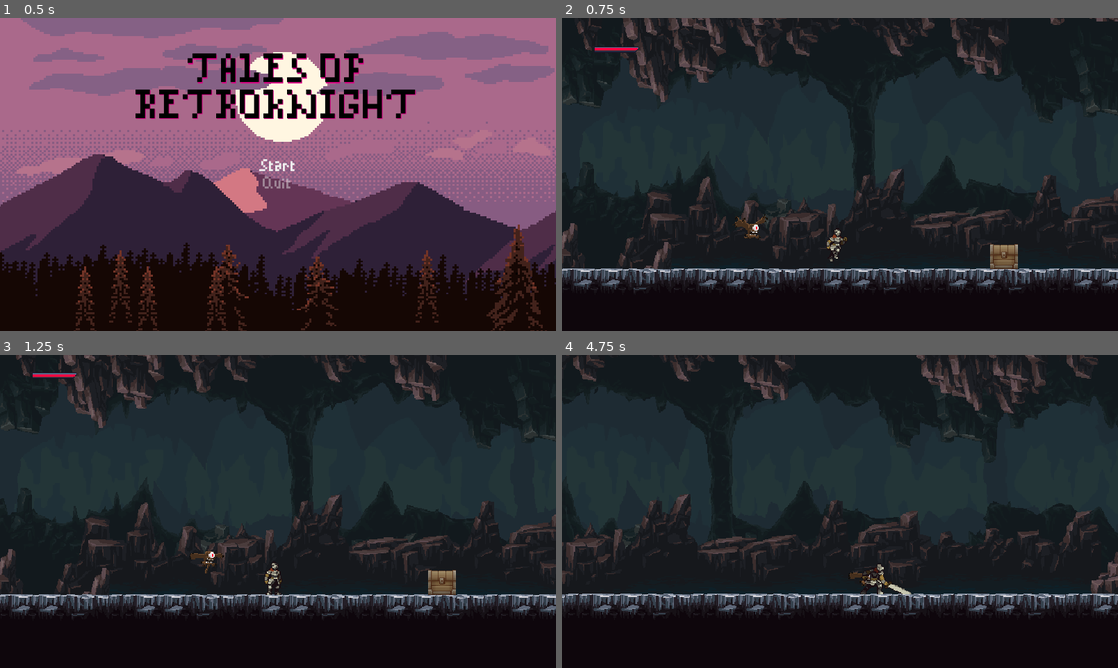
Above: before the commit, frames 1-4 (two rows, left to right).
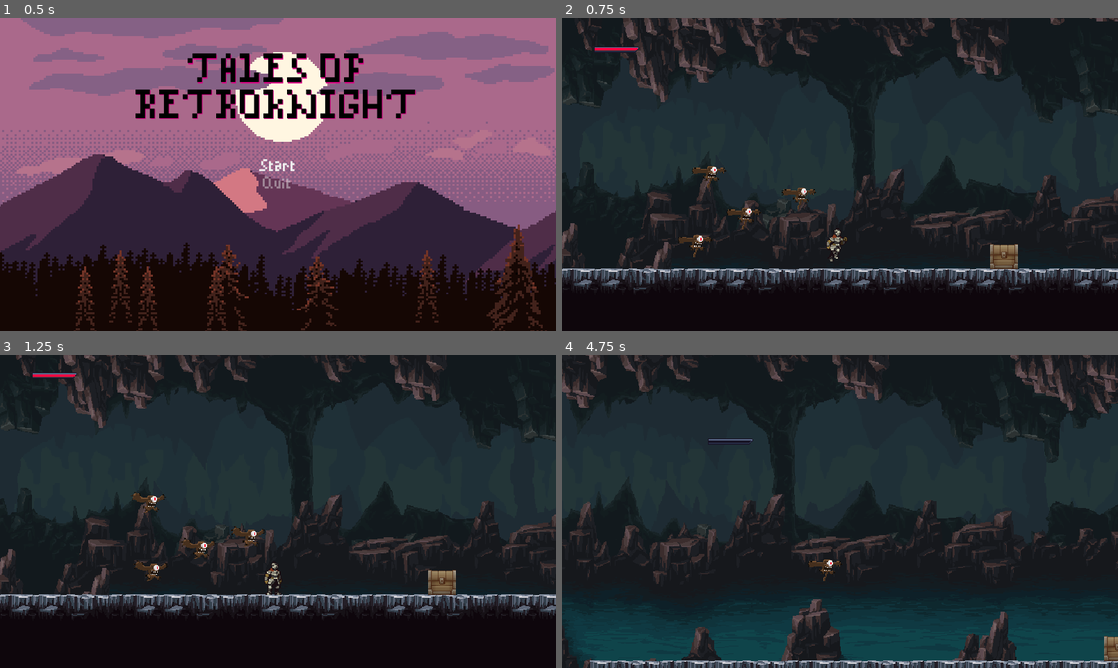
Above: after the commit, the same moments.

Repository: Astrol99/RetroKnight
Game: Godot game, scene res://scenes/MainMenu.tscn
Same seed, same stepped clock (60 frames per second), same inputs: the game is played once before the commit and once after it.
Inputs (mouse positions are in pixels of both pictures, inside the frame that each line leads up to):
- Up to frame 1 (0.5 s): no input
- Up to frame 2 (0.75 s): click "Start" at 0.5 s
- Up to frame 3 (1.25 s): no input
- Up to frame 4 (4.75 s): move the mouse to (962, 495) at 1.27 s; hold Right (ui_right) 1.28-2.78 s; click (962, 495) at 1.35 s; tap Up (ui_up) at 1.52, 2.27, 3.77, 4.52 s; move the mouse to (728, 527) at 2.02 s; tap Shift (roll) at 2.1, 3.6 s; move the mouse to (895, 442) at 2.77 s; hold Left (ui_left) 2.78-3.53 s; click (895, 442) at 2.85 s; move the mouse to (812, 574) at 3.52 s; hold Right (ui_right) from 3.53 s (still down); move the mouse to (1006, 558) at 4.27 s; click (1006, 558) at 4.35 s

Frame 1 is identical in both runs. In frame 2, 0.7% of the frame differs, in the area x 20-46%, y 47-77%; in frame 3, 0.7%; in frame 4, 32%, in the area x 0-100%, y 0-100%.

Commit message:
Added enemy soft collisions so enemies dont stack on top of each other

Diff:
--- a/project.godot
+++ b/project.godot
@@ -103,6 +103,7 @@
 2d_physics/layer_3="PlayerHurtbox"
 2d_physics/layer_4="EntityHurtbox"
 2d_physics/layer_5="Enemy"
+2d_physics/layer_6="SoftCollisions"
 
 [physics]
 
--- a/scenes/Flying Eye.tscn
+++ b/scenes/Flying Eye.tscn
@@ -9,6 +9,7 @@
 [ext_resource path="res://scenes/Stats.tscn" type="PackedScene" id=7]
 [ext_resource path="res://scenes/PlayerDetectionZone.tscn" type="PackedScene" id=8]
 [ext_resource path="res://scenes/Hitbox.tscn" type="PackedScene" id=9]
+[ext_resource path="res://scenes/SoftCollision.tscn" type="PackedScene" id=10]
 
 [sub_resource type="AtlasTexture" id=1]
 atlas = ExtResource( 2 )
@@ -26,6 +27,70 @@
 atlas = ExtResource( 2 )
 region = Rect2( 450, 0, 150, 150 )
 
+[sub_resource type="AtlasTexture" id=9]
+atlas = ExtResource( 3 )
+region = Rect2( 0, 0, 150, 150 )
+
+[sub_resource type="AtlasTexture" id=10]
+atlas = ExtResource( 3 )
+region = Rect2( 150, 0, 150, 150 )
+
+[sub_resource type="AtlasTexture" id=11]
+atlas = ExtResource( 3 )
+region = Rect2( 300, 0, 150, 150 )
+
+[sub_resource type="AtlasTexture" id=12]
+atlas = ExtResource( 3 )
+region = Rect2( 450, 0, 150, 150 )
+
+[sub_resource type="AtlasTexture" id=13]
+atlas = ExtResource( 3 )
+region = Rect2( 600, 0, 150, 150 )
+
+[sub_resource type="AtlasTexture" id=14]
+atlas = ExtResource( 3 )
+region = Rect2( 750, 0, 150, 150 )
+
+[sub_resource type="AtlasTexture" id=15]
+atlas = ExtResource( 3 )
+region = Rect2( 900, 0, 150, 150 )
+
+[sub_resource type="AtlasTexture" id=16]
+atlas = ExtResource( 3 )
+region = Rect2( 1050, 0, 150, 150 )
+
+[sub_resource type="AtlasTexture" id=17]
+atlas = ExtResource( 1 )
+region = Rect2( 0, 0, 150, 150 )
+
+[sub_resource type="AtlasTexture" id=18]
+atlas = ExtResource( 1 )
+region = Rect2( 150, 0, 150, 150 )
+
+[sub_resource type="AtlasTexture" id=19]
+atlas = ExtResource( 1 )
+region = Rect2( 300, 0, 150, 150 )
+
+[sub_resource type="AtlasTexture" id=20]
+atlas = ExtResource( 1 )
+region = Rect2( 450, 0, 150, 150 )
+
+[sub_resource type="AtlasTexture" id=21]
+atlas = ExtResource( 1 )
+region = Rect2( 600, 0, 150, 150 )
+
+[sub_resource type="AtlasTexture" id=22]
+atlas = ExtResource( 1 )
+region = Rect2( 750, 0, 150, 150 )
+
+[sub_resource type="AtlasTexture" id=23]
+atlas = ExtResource( 1 )
+region = Rect2( 900, 0, 150, 150 )
+
+[sub_resource type="AtlasTexture" id=24]
+atlas = ExtResource( 1 )
+region = Rect2( 1050, 0, 150, 150 )
+
 [sub_resource type="AtlasTexture" id=5]
 atlas = ExtResource( 4 )
 region = Rect2( 0, 0, 150, 150 )
@@ -41,70 +106,6 @@
 [sub_resource type="AtlasTexture" id=8]
 atlas = ExtResource( 4 )
 region = Rect2( 450, 0, 150, 150 )
-
-[sub_resource type="AtlasTexture" id=9]
-atlas = ExtResource( 3 )
-region = Rect2( 0, 0, 150, 150 )
-
-[sub_resource type="AtlasTexture" id=10]
-atlas = ExtResource( 3 )
-region = Rect2( 150, 0, 150, 150 )
-
-[sub_resource type="AtlasTexture" id=11]
-atlas = ExtResource( 3 )
-region = Rect2( 300, 0, 150, 150 )
-
-[sub_resource type="AtlasTexture" id=12]
-atlas = ExtResource( 3 )
-region = Rect2( 450, 0, 150, 150 )
-
-[sub_resource type="AtlasTexture" id=13]
-atlas = ExtResource( 3 )
-region = Rect2( 600, 0, 150, 150 )
-
-[sub_resource type="AtlasTexture" id=14]
-atlas = ExtResource( 3 )
-region = Rect2( 750, 0, 150, 150 )
-
-[sub_resource type="AtlasTexture" id=15]
-atlas = ExtResource( 3 )
-region = Rect2( 900, 0, 150, 150 )
-
-[sub_resource type="AtlasTexture" id=16]
-atlas = ExtResource( 3 )
-region = Rect2( 1050, 0, 150, 150 )
-
-[sub_resource type="AtlasTexture" id=17]
-atlas = ExtResource( 1 )
-region = Rect2( 0, 0, 150, 150 )
-
-[sub_resource type="AtlasTexture" id=18]
-atlas = ExtResource( 1 )
-region = Rect2( 150, 0, 150, 150 )
-
-[sub_resource type="AtlasTexture" id=19]
-atlas = ExtResource( 1 )
-region = Rect2( 300, 0, 150, 150 )
-
-[sub_resource type="AtlasTexture" id=20]
-atlas = ExtResource( 1 )
-region = Rect2( 450, 0, 150, 150 )
-
-[sub_resource type="AtlasTexture" id=21]
-atlas = ExtResource( 1 )
-region = Rect2( 600, 0, 150, 150 )
-
-[sub_resource type="AtlasTexture" id=22]
-atlas = ExtResource( 1 )
-region = Rect2( 750, 0, 150, 150 )
-
-[sub_resource type="AtlasTexture" id=23]
-atlas = ExtResource( 1 )
-region = Rect2( 900, 0, 150, 150 )
-
-[sub_resource type="AtlasTexture" id=24]
-atlas = ExtResource( 1 )
-region = Rect2( 1050, 0, 150, 150 )
 
 [sub_resource type="SpriteFrames" id=25]
 animations = [ {
@@ -113,11 +114,6 @@
 "name": "takehit",
 "speed": 5.0
 }, {
-"frames": [ SubResource( 5 ), SubResource( 6 ), SubResource( 7 ), SubResource( 8 ), SubResource( 8 ), SubResource( 8 ) ],
-"loop": false,
-"name": "death",
-"speed": 5.0
-}, {
 "frames": [ SubResource( 9 ), SubResource( 10 ), SubResource( 11 ), SubResource( 12 ), SubResource( 13 ), SubResource( 14 ), SubResource( 15 ), SubResource( 16 ) ],
 "loop": true,
 "name": "flight",
@@ -127,6 +123,11 @@
 "loop": false,
 "name": "attack",
 "speed": 5.0
+}, {
+"frames": [ SubResource( 5 ), SubResource( 6 ), SubResource( 7 ), SubResource( 8 ), SubResource( 8 ), SubResource( 8 ) ],
+"loop": false,
+"name": "death",
+"speed": 5.0
 } ]
 
 [sub_resource type="CapsuleShape2D" id=26]
@@ -141,6 +142,9 @@
 
 [sub_resource type="CapsuleShape2D" id=29]
 height = 0.0
+
+[sub_resource type="CircleShape2D" id=30]
+radius = 12.0
 
 [node name="Flying Eye" type="KinematicBody2D"]
 collision_layer = 16
@@ -151,7 +155,7 @@
 [node name="AnimatedSprite" type="AnimatedSprite" parent="."]
 frames = SubResource( 25 )
 animation = "flight"
-frame = 1
+frame = 6
 speed_scale = 2.0
 playing = true
 
@@ -186,6 +190,11 @@
 rotation = 1.5708
 shape = SubResource( 29 )
 
+[node name="SoftCollision" parent="." instance=ExtResource( 10 )]
+
+[node name="CollisionShape2D" parent="SoftCollision" index="0"]
+shape = SubResource( 30 )
+
 [connection signal="area_entered" from="Hurtbox" to="." method="_on_Hurtbox_area_entered"]
 [connection signal="no_health" from="Stats" to="." method="_on_Stats_no_health"]
 [connection signal="body_entered" from="Hitbox" to="." method="_on_Hitbox_body_entered"]
@@ -193,3 +202,4 @@
 [editable path="Hurtbox"]
 [editable path="PlayerDetectionZone"]
 [editable path="Hitbox"]
+[editable path="SoftCollision"]
--- /dev/null
+++ b/scenes/SoftCollision.tscn
@@ -0,0 +1,10 @@
+[gd_scene load_steps=2 format=2]
+
+[ext_resource path="res://scripts/SoftCollision.gd" type="Script" id=1]
+
+[node name="SoftCollision" type="Area2D"]
+collision_layer = 32
+collision_mask = 32
+script = ExtResource( 1 )
+
+[node name="CollisionShape2D" type="CollisionShape2D" parent="."]
--- a/scenes/World.tscn
+++ b/scenes/World.tscn
@@ -852,7 +852,16 @@
 position = Vector2( 640, 320 )
 
 [node name="Flying Eye" parent="." instance=ExtResource( 8 )]
-position = Vector2( 344, 304 )
+position = Vector2( 336, 288 )
+
+[node name="Flying Eye2" parent="." instance=ExtResource( 8 )]
+position = Vector2( 400, 264 )
+
+[node name="Flying Eye3" parent="." instance=ExtResource( 8 )]
+position = Vector2( 296, 240 )
+
+[node name="Flying Eye4" parent="." instance=ExtResource( 8 )]
+position = Vector2( 280, 320 )
 
 [node name="Player" parent="." instance=ExtResource( 3 )]
 position = Vector2( 451, 317 )
--- a/scripts/Flying Eye.gd
+++ b/scripts/Flying Eye.gd
@@ -4,6 +4,7 @@
 onready var _animated_sprite = $AnimatedSprite
 onready var _player_detection_zone = $PlayerDetectionZone
 onready var _hurtbox = $Hurtbox
+onready var _soft_collision = $SoftCollision
 
 export var ACCELERATION = 50
 export var MAX_SPEED = 500
@@ -41,7 +42,8 @@
 
 			_animated_sprite.flip_h = velocity.x < 0
 
-
+	if _soft_collision.is_colliding():
+		velocity += _soft_collision.get_push_vector() * delta * 400
 	velocity = move_and_slide(velocity)
 
 func seek_player():
--- /dev/null
+++ b/scripts/SoftCollision.gd
@@ -0,0 +1,14 @@
+extends Area2D
+
+
+func is_colliding():
+	var areas = get_overlapping_areas()
+	return areas.size() > 0
+
+func get_push_vector():
+	var areas = get_overlapping_areas()
+	var push_vector = Vector2.ZERO
+	if is_colliding():
+		var area = areas[0]
+		push_vector = area.global_position.direction_to(global_position)
+	return push_vector
Not shown: 1 places in scenes/Flying Eye.tscn that only renumber resources
